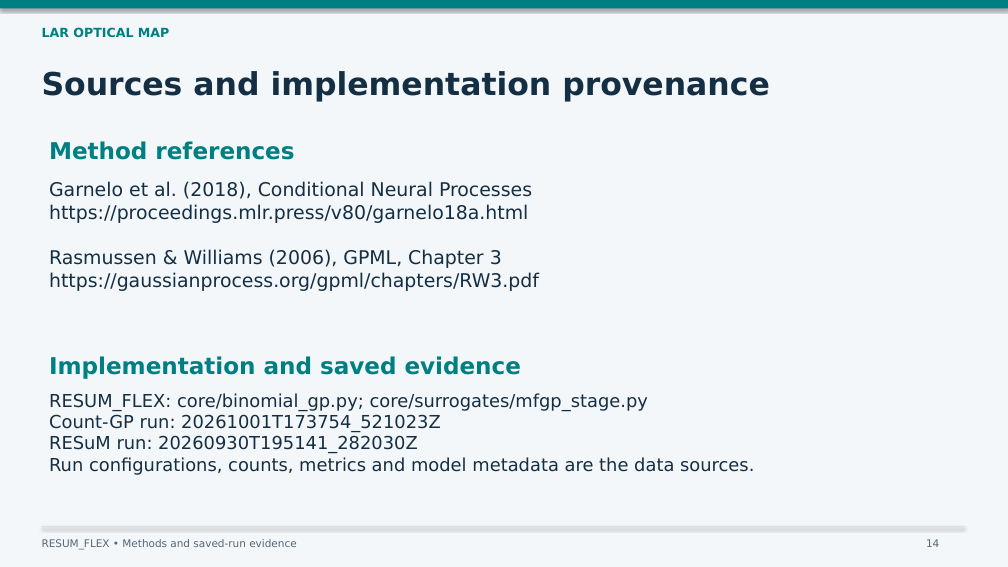
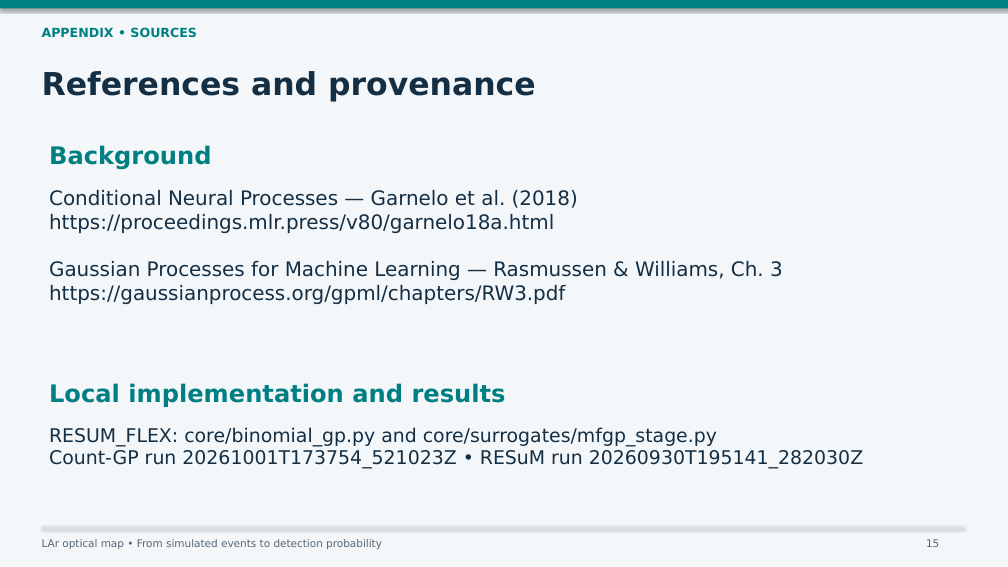
Before and after one commit to annkasch/RESUM_FLEX, a slide deck: slide 15 of presentations/binomial_gp_vs_resum/binomial_gp_vs_resum.pptx (slide 14 before the commit). Drawn at 1008x567 pixels with LibreOffice and Linux fonts; fonts in the diff are those of the drawing. Boxes give left, top, right and bottom in pixels: in the first picture for what was removed or moved away, otherwise in the second. Text is boxed around its words. In the diff, an @@ line names an element or a change of style, - is before the commit and + after.

```diff
--- a/presentations/binomial_gp_vs_resum/binomial_gp_vs_resum.pptx
+++ b/presentations/binomial_gp_vs_resum/binomial_gp_vs_resum.pptx
@@ text at (x1=42, y1=27, x2=197, y2=37): text changed @@
-LAR OPTICAL MAP
+APPENDIX • SOURCES
@@ text at (x1=42, y1=71, x2=536, y2=102): text changed @@
-Sources and implementation provenance
+References and provenance
@@ text at (x1=49, y1=145, x2=211, y2=170): text changed; size 22 to 23 pt @@
-Method references
+Background
@@ text at (x1=49, y1=190, x2=578, y2=208): text changed; size 18 to 19 pt @@
-Garnelo et al. (2018), Conditional Neural Processes
+Conditional Neural Processes — Garnelo et al. (2018)
@@ text "Conditional Neural Processes — Garnelo ..." moved from (x1=49, y1=181, x2=539, y2=291) to (x1=49, y1=190, x2=783, y2=304) @@
@@ text at (x1=49, y1=214, x2=565, y2=304): size 18 to 19 pt in "https://proceedings.mlr.press/v80/garnelo18a.html", "https://gaussianprocess.org/gpml/chapters/RW3.pdf"; line spacing 21.6pt to 22.8pt @@
@@ text at (x1=49, y1=261, x2=783, y2=280): text changed; size 18 to 19 pt @@
-Rasmussen & Williams (2006), GPML, Chapter 3
+Gaussian Processes for Machine Learning — Rasmussen & Williams, Ch. 3
@@ text at (x1=49, y1=383, x2=506, y2=407): text changed; size 22 to 23 pt @@
-Implementation and saved evidence
+Local implementation and results
@@ text at (x1=49, y1=427, x2=863, y2=469): text changed; size 17 to 18 pt @@
-RESUM_FLEX: core/binomial_gp.py; core/surrogates/mfgp_stage.py
-Count-GP run: 20261001T173754_521023Z
-RESuM run: 20260930T195141_282030Z
-Run configurations, counts, metrics and model metadata are the data sources.
+RESUM_FLEX: core/binomial_gp.py and core/surrogates/mfgp_stage.py
+Count-GP run 20261001T173754_521023Z • RESuM run 20260930T195141_282030Z
@@ text at (x1=42, y1=539, x2=382, y2=549): text changed @@
-RESUM_FLEX • Methods and saved-run evidence
+LAr optical map • From simulated events to detection probability
@@ text at (x1=926, y1=539, x2=939, y2=547): text changed @@
-14
+15
```
Also in this commit, not shown: 2 other slides changed, 12 slides added, 11 slides removed, 2 other files.
